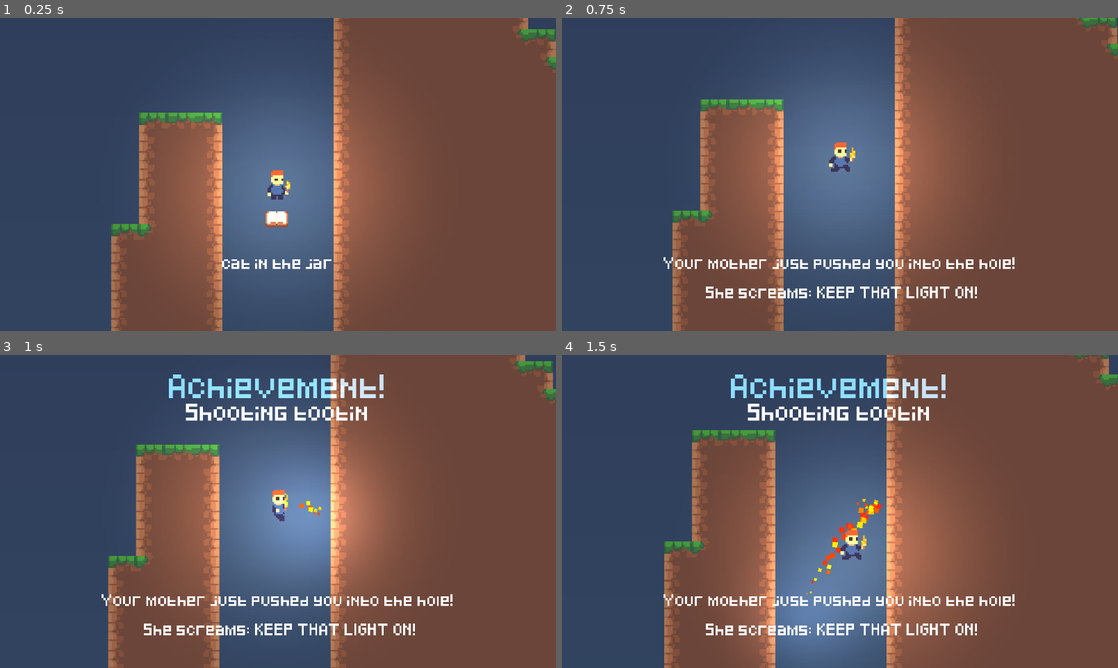
Above: before the commit, frames 1-4 (two rows, left to right).
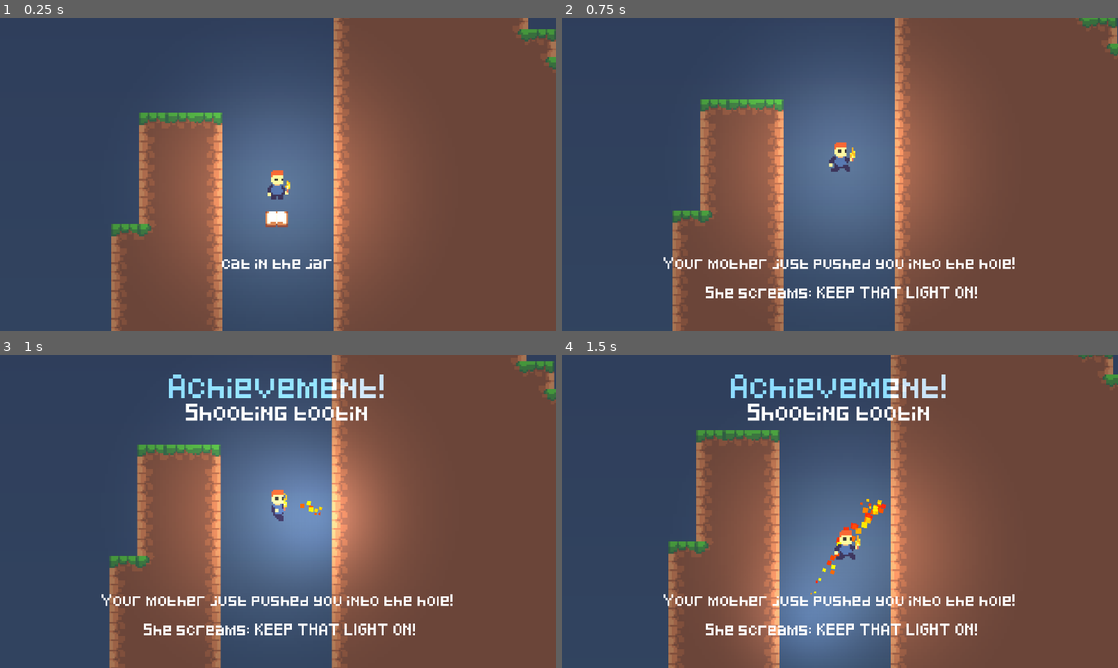
Above: after the commit, the same moments.

Repository: magnetenstad/ldjam46
Game: Godot game, scene res://Main.tscn
The game is run twice, just before and just after one commit, with the same random seed, the same clock (stepped at 60 frames per second) and the same inputs.
Inputs:
- Up to frame 1 (0.25 s): no input
- Up to frame 2 (0.75 s): hold Right (ui_right) from 0.53 s (still down); hold R from 0.53 s (still down)
- Up to frame 3 (1 s): keep holding Right (ui_right); keep holding R; tap Space (ui_select) at 0.77 s
- Up to frame 4 (1.5 s): keep holding Right (ui_right); release R at 1.28 s; tap R at 1.35 s

Frames 1-2 are identical in both runs. In frame 3, 2.0% of the frame differs, in the area x 19-100%, y 0-100%; in frame 4, 5.4%, in the area x 18-100%, y 0-100%.

Commit message:
speedrun mode buff

Diff:
--- a/Game/Player.gd
+++ b/Game/Player.gd
@@ -4,7 +4,7 @@
 var acc = 400
 var grav = 300
 var jump = 150
-var spd_max = 150
+var spd_max = 80
 var timer = 0
 var is_dead = false
 var burns = []
